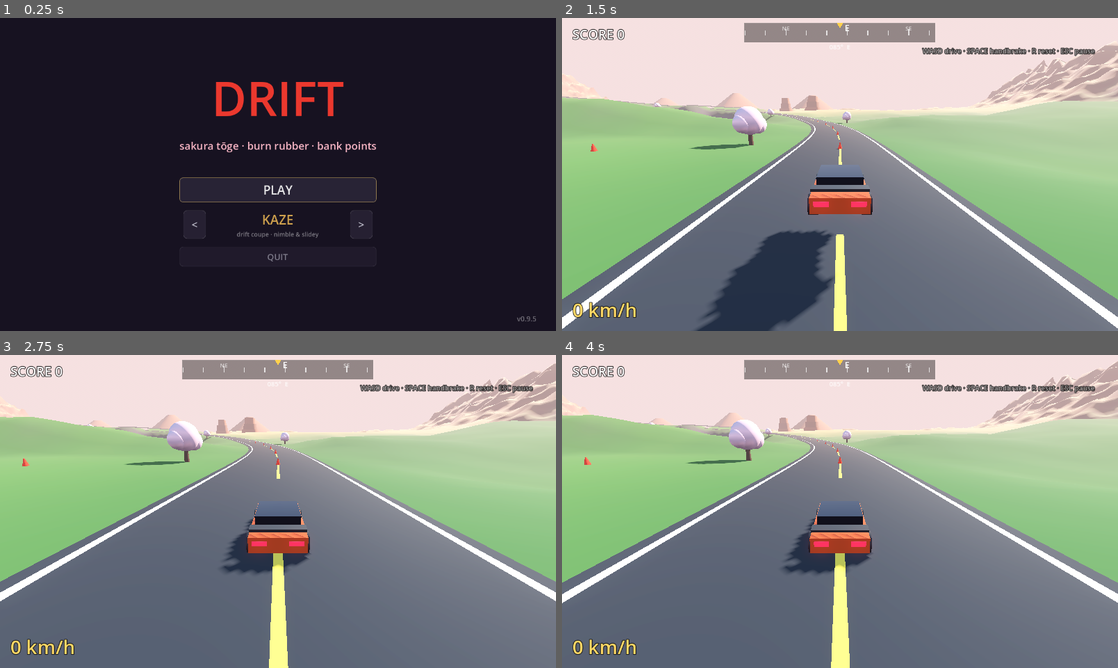
Above: before the commit, frames 1-4 (two rows, left to right).
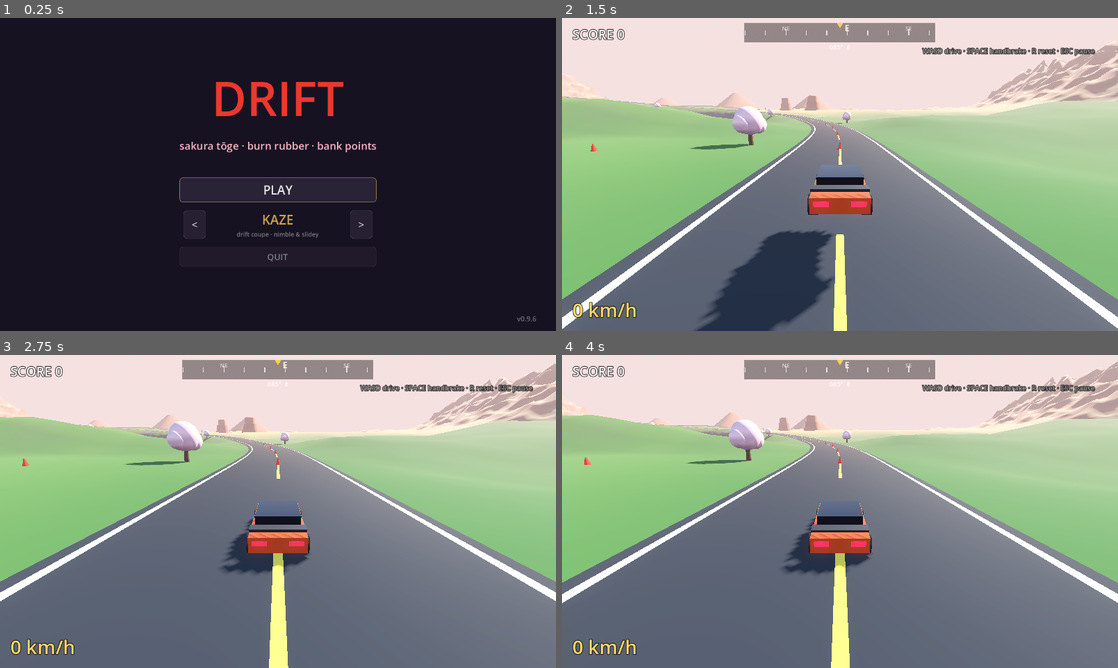
Above: after the commit, the same moments.

Repository: Sw0l1y/drift
Game: Godot game, scene res://scenes/MainMenu.tscn
Two runs of this game, one before a commit and one after it. Both use one fixed random seed, a clock stepped at 60 frames per second and the inputs below.
Inputs (mouse positions are in pixels of both pictures, inside the frame that each line leads up to):
- Up to frame 1 (0.25 s): no input
- Up to frame 2 (1.5 s): click "PLAY" at 0.5 s; tap Enter at 1.25 s; move the mouse to (962, 158) at 1.27 s; hold D from 1.28 s (still down); hold R from 1.28 s (still down); click (962, 158) at 1.42 s
- Up to frame 3 (2.75 s): tap Space at 1.52 s; release D at 2 s; release R at 2 s; drag from (166, 527) to (250, 574) at 2.02 s
- Up to frame 4 (4 s): move the mouse to (895, 442) at 2.77 s; hold D 2.78-3.5 s; hold R 2.78-3.5 s; drag from (812, 574) to (673, 464) at 3.52 s

The runs differ from the first frame. In frame 1, less than 0.1% of the frame differs, in the area x 95-97%, y 95-97%; in frame 2, less than 0.1%, in the area x 20-42%, y 27-32%; in frame 3, less than 0.1%; in frame 4, less than 0.1%.

Commit message:
v0.9.6 — clean desert/tōge junction (fix overlap)
The desert loop ran parallel to and coincident with the tōge loop near
the junction, so the two road ribbons overlapped and read as a mess.
Reshaped so the desert loop necks tightly to a single touch point and
bulges sharply east, meeting the main road as a clean Y-fork with a
grass gore between the diverging branches — no overlapping stretch.

Co-Authored-By: Claude Opus 4.8 <noreply@anthropic.com>

Diff:
--- a/project.godot
+++ b/project.godot
@@ -11,7 +11,7 @@
 [application]
 
 config/name="Drift"
-config/version="0.9.5"
+config/version="0.9.6"
 run/main_scene="res://scenes/MainMenu.tscn"
 config/features=PackedStringArray("4.6", "Forward Plus")
 config/icon="res://icon.svg"
--- a/scripts/Main.gd
+++ b/scripts/Main.gd
@@ -1,6 +1,6 @@
 extends Node3D
 
-const VERSION := "0.9.5"
+const VERSION := "0.9.6"
 const CONE_POINTS := 75
 
 const MAP_SIZE := 1400.0
@@ -253,26 +253,27 @@
 	# floor along the river, then climbs back out — no dead ends. The return
 	# leg stays east of the main loop so the two roads only meet at the
 	# junction (a clean intersection rather than overlapping lanes).
-	# Tangent to the tōge loop at the junction: the loop both enters and
-	# leaves heading south (the way the main road travels there), so you flow
-	# straight through and peel onto the desert route with almost no angle
-	# change — no momentum-killing fork. The body stays east of the main loop.
+	# Meets the tōge loop at ONE clean junction: the desert loop necks tightly
+	# to a single touch point (tangent — both head south there) and bulges
+	# east immediately, so the two roads diverge in a clean Y instead of
+	# running parallel and overlapping. Junction-adjacent points are pulled
+	# well east so there's no overlapping stretch; the body stays east of the
+	# main loop.
 	var pts: Array[Vector3] = [
-		Vector3(245, 22, 40),     # junction — tangent point (heading S)
-		Vector3(262, 17, -35),    # leave heading S, slight E
-		Vector3(330, 6, -85),     # peel SE into the basin
-		Vector3(445, -3, -110),   # east
-		Vector3(550, -9, -165),   # canyon entry, south sweep
-		Vector3(600, -12, -260),  # east canyon wall
-		Vector3(555, -12, -355),  # long bottom sweeper
-		Vector3(440, -12, -385),
-		Vector3(345, -11, -350),  # canyon floor
-		Vector3(315, -6, -250),   # climb out, NW
-		Vector3(345, 1, -155),
-		Vector3(400, 8, -70),     # far east, now heading N
-		Vector3(390, 15, 35),
-		Vector3(320, 21, 95),     # come back N then W, above the junction
-		Vector3(250, 22, 75),     # approach junction from N, heading S
+		Vector3(245, 22, 40),     # junction — touch point (heading S)
+		Vector3(300, 15, -10),    # bulge SE sharply away from the main road
+		Vector3(400, 4, -40),     # into the basin
+		Vector3(520, -6, -90),    # canyon entry
+		Vector3(590, -11, -190),  # canyon south sweep
+		Vector3(595, -12, -300),  # east wall corner
+		Vector3(530, -12, -370),  # long bottom sweeper
+		Vector3(420, -12, -380),
+		Vector3(330, -10, -340),  # canyon floor
+		Vector3(300, -4, -240),   # climb out (east of main loop)
+		Vector3(305, 3, -130),
+		Vector3(320, 12, -30),
+		Vector3(310, 20, 55),     # come back N, staying well east
+		Vector3(290, 22, 80),     # approach the touch point from NE
 	]
 	var n := pts.size()
 	var curve := Curve3D.new()
--- a/scripts/MainMenu.gd
+++ b/scripts/MainMenu.gd
@@ -1,6 +1,6 @@
 extends Control
 
-const VERSION := "0.9.5"
+const VERSION := "0.9.6"
 const SECRET := "nathan"
 
 var _car_name: Label
